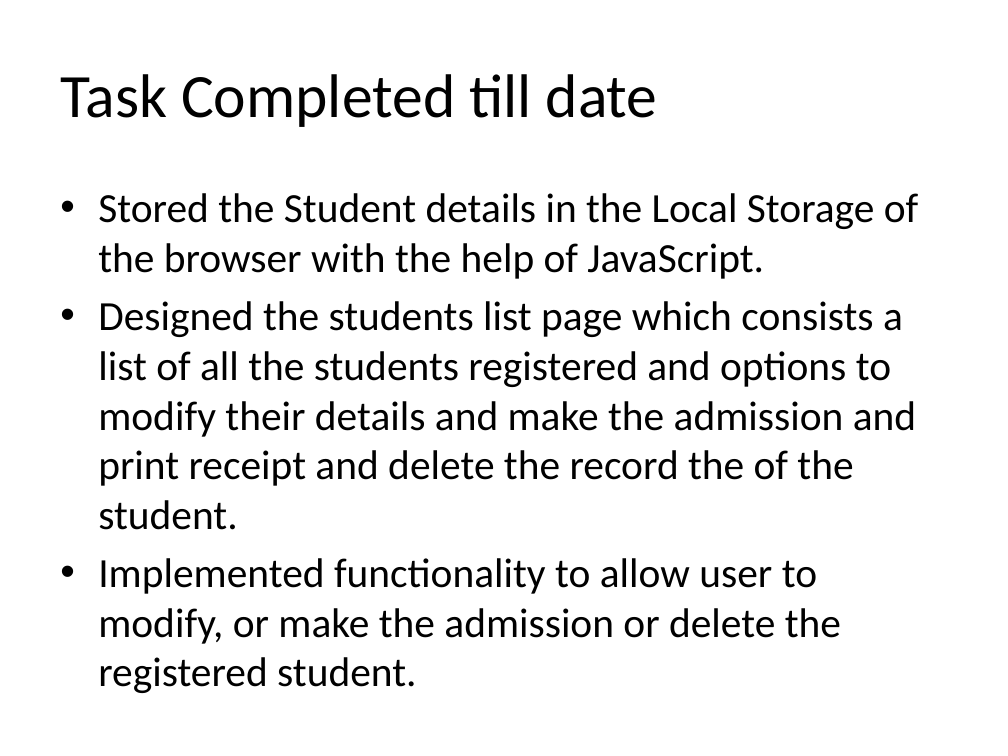
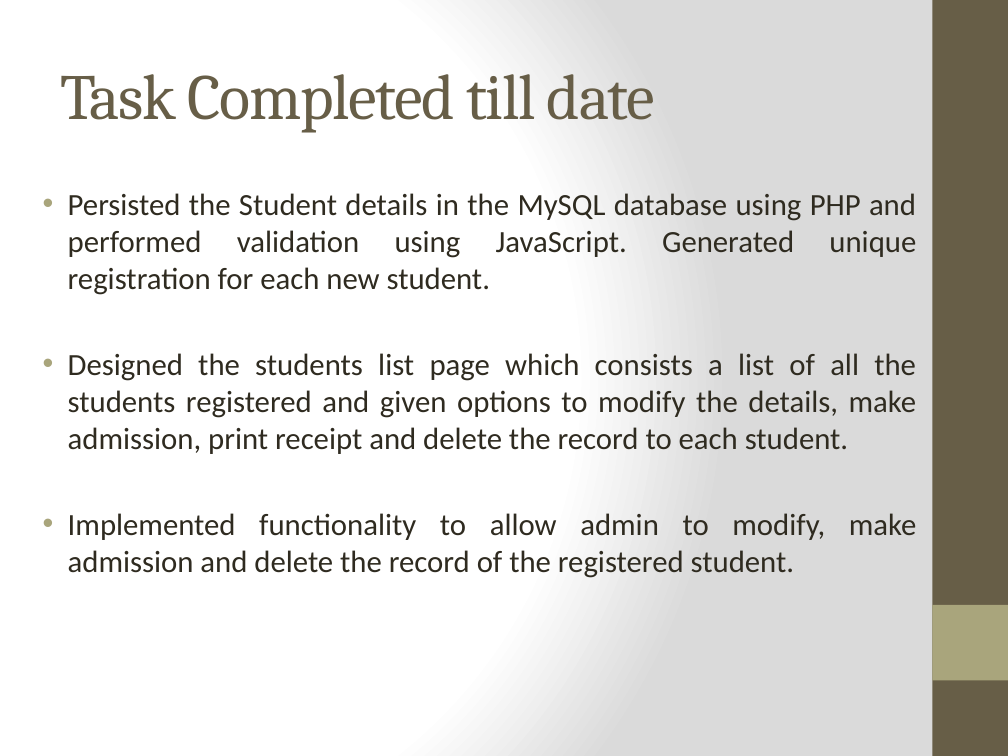
Before and after one commit to abhiyankgoyal/internshipProject, a slide deck: slide 7 of Internship Presentation.pptx. Drawn at 1008x756 pixels with LibreOffice and Linux fonts; fonts in the diff are those of the drawing; background and template pictures are left out. Boxes give left, top, right and bottom in pixels: in the first picture for what was removed or moved away, otherwise in the second. Text is boxed around its words. In the diff, an @@ line names an element or a change of style, - is before the commit and + after.

```diff
--- a/Internship Presentation.pptx
+++ b/Internship Presentation.pptx
@@ background #FFFFFF to gradient #FFFFFF to #DADADA @@
@@ rectangle added at (932,0,1008,756), fill #675E47 @@
@@ title "Task Completed till date" at (60,74,655,133): size 44 to 46 pt, font Calibri to Cambria, text colour #000000 to #675E47, letter spacing 0 to -1 pt @@
@@ text at (68,193,917,578): text changed; size 29.6 to 22 pt; text colour #000000 to #2F2B20 @@
-• Stored the Student details in the Local Storage of the browser with the help of JavaScript.
-• Designed the students list page which consists a list of all the students registered and options to modify their details and make the admission and print receipt and delete the record the of the student.
-• Implemented functionality to allow user to modify, or make the admission or delete the registered student.
+• Persisted the Student details in the MySQL database using PHP and performed validation using JavaScript. Generated unique registration for each new student.
+• Designed the students list page which consists a list of all the students registered and given options to modify the details, make admission, print receipt and delete the record to each student.
+• Implemented functionality to allow admin to modify, make admission and delete the record of the registered student.
@@ rectangle added at (932,605,1008,680), fill #A9A57C @@
```
Also in this commit, not shown: 16 other slides changed, 6 slides added, 4 slides removed.
